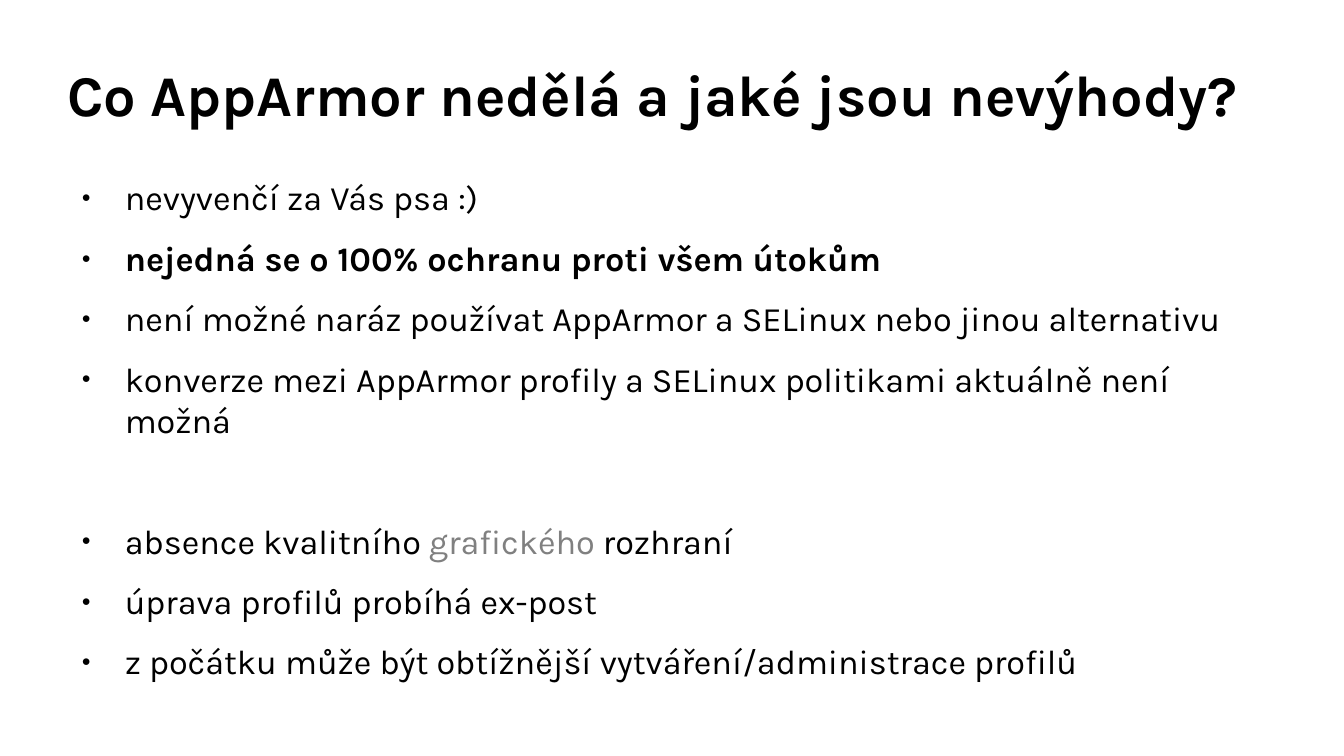
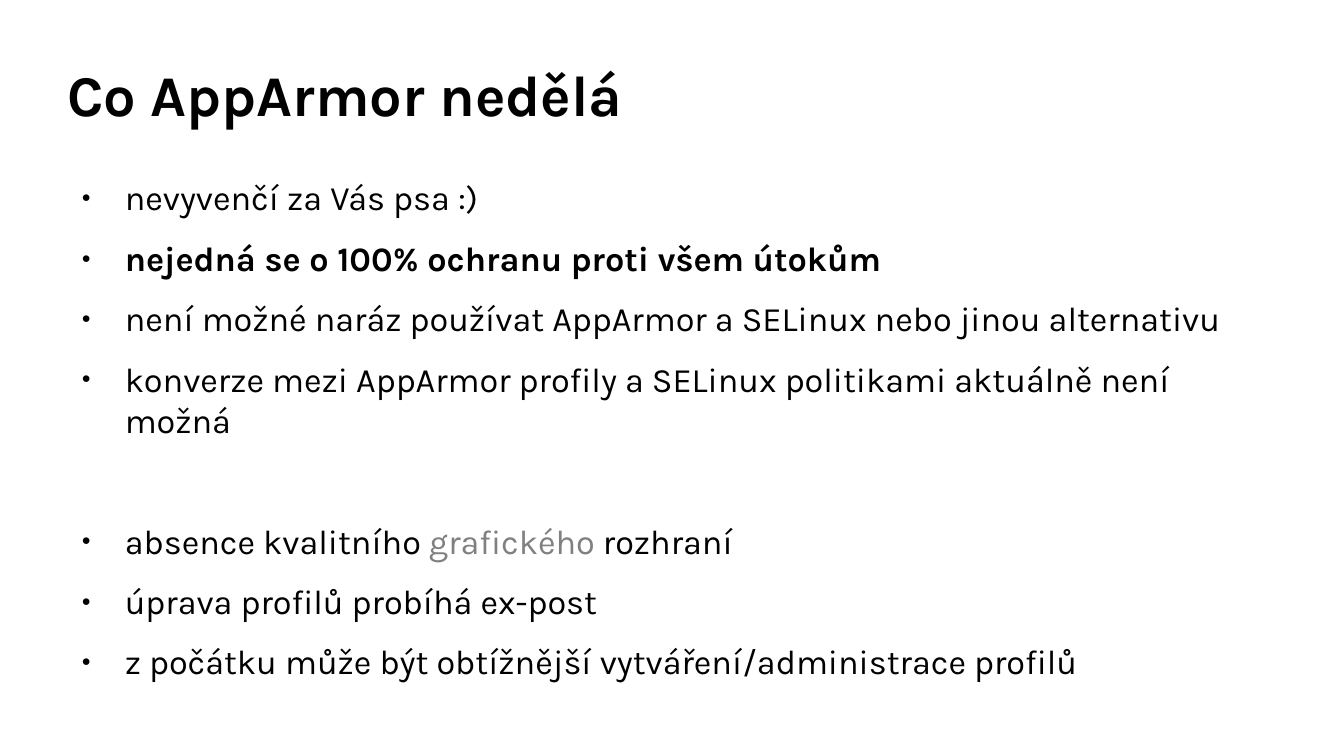
Before and after one commit to djz88/docs, a slide deck: slide 31 of apparmor/apparmor_openalt2017_extended.odp (slide 30 before the commit). Drawn at 1344x756 pixels with LibreOffice and Linux fonts; fonts in the diff are those of the drawing; background and template pictures are left out. Boxes give left, top, right and bottom in pixels: in the first picture for what was removed or moved away, otherwise in the second. Text is boxed around its words. In the diff, an @@ line names an element or a change of style, - is before the commit and + after.

```diff
--- a/apparmor/apparmor_openalt2017_extended.odp
+++ b/apparmor/apparmor_openalt2017_extended.odp
@@ title at (67,70,622,130): text changed @@
-Co AppArmor nedělá a jaké jsou nevýhody?
+Co AppArmor nedělá
```
Also in this commit, not shown: 2 other slides changed, 2 slides added.
